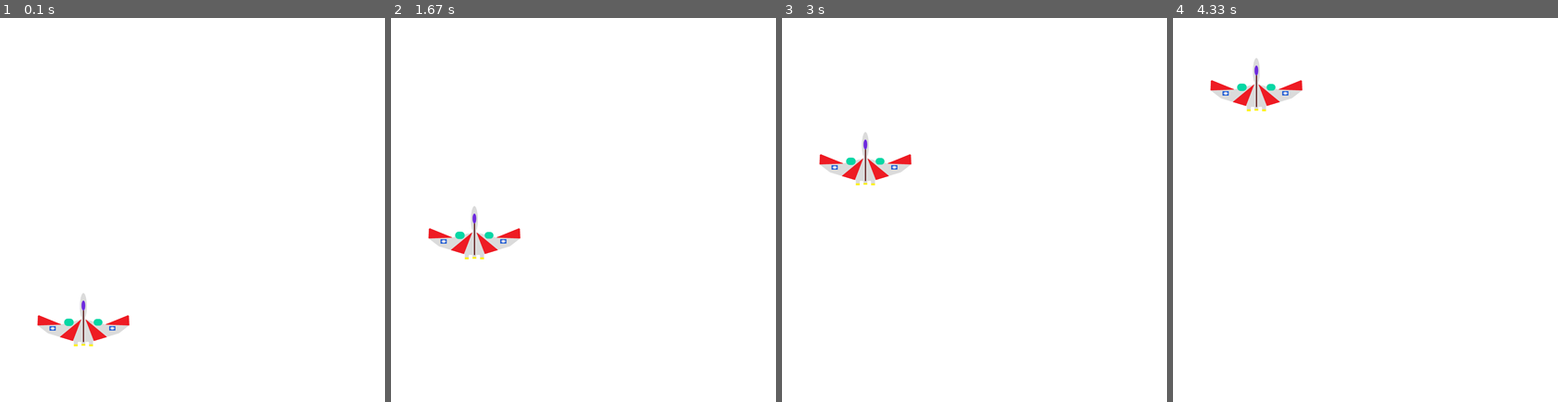
Above: before the commit, frames 1-4 (left to right).
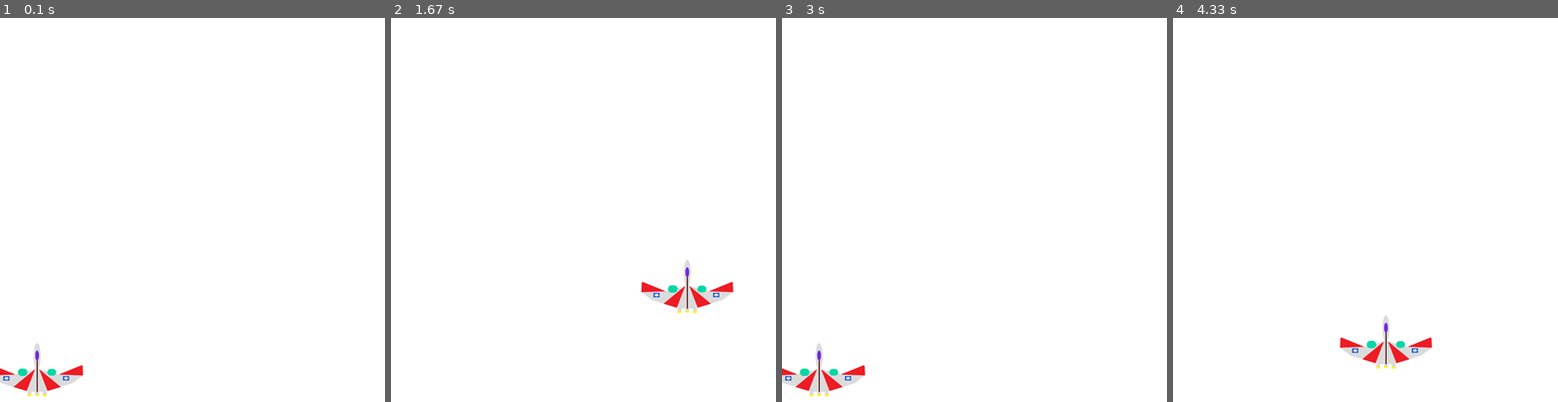
Above: after the commit, the same moments.

Repository: ConnectingWithCode/cwc2022_SOLUTION
Game: pygame game, started from rosegameLibraryDev/rg_sprite.py
Same seed, same stepped clock (60 frames per second), same inputs: the game is played once before the commit and once after it.
Inputs:
- Up to frame 1 (0.1 s): no input
- Up to frame 2 (1.67 s): hold Right 0.33-0.8 s; hold Up 0.83-1.13 s; hold Right 1.17-1.63 s
- Up to frame 3 (3 s): hold Left 1.67-2.2 s; hold Down 2.23-2.53 s; hold Left 2.57-2.97 s
- Up to frame 4 (4.33 s): hold Up 3-3.37 s; hold Right 3.4-4.03 s; hold Down from 4.07 s (still down)

The runs differ from the first frame. In frame 1, 2.3% of the frame differs, in the area x 0-34%, y 71-99%; in frame 2, 2.3%, in the area x 9-89%, y 49-77%; in frame 3, 2.3%; in frame 4, 2.3%.

Commit message:
spike solution progress on a Line class

Diff:
--- a/rosegame.py
+++ b/rosegame.py
@@ -1,7 +1,7 @@
 import random
-
 import pygame
 import sys
+
 
 def init(setup_fnc, loop_fcn, title="Rosegame", width=640, height=480, color=(255, 255, 255)):
     pygame.init()
@@ -9,40 +9,35 @@
     setup_fnc(rg)
     rg.loop_forever()
 
-class Point:
-
-    def __init__(self, x, y):
-        self.x = x
-        self.y = y
-
-    def point_from_tuple(self, point_tuple):
-        return Point(point_tuple[0], point_tuple[1])
 
 class Rosegame:
-
     def __init__(self, setup_fcn, loop_fcn, window_title, window_width, window_height, background_color):
         self.setup_fcn = setup_fcn
         self.loop_fcn = loop_fcn
         self.background_color = background_color
         pygame.display.set_caption(window_title)
         self.screen = pygame.display.set_mode((window_width, window_height))
+        self.events = []
 
     def is_key_pressed(self, key):
         all_keys = pygame.key.get_pressed()
         return all_keys[key]
 
-    def is_key_pressed_event(self, key):
-        for event in pygame.event.get():
+    def is_key_newly_pressed(self, key):
+        for event in self.events:
+            print(event)
             if event.type == pygame.KEYDOWN:
                 if event.key == key:
                     return True
         return False
 
+    @property
     def mouse_location(self):
         return Point(pygame.mouse.get_pos())
 
+    @property
     def click_location(self):
-        for event in pygame.event.get():
+        for event in self.events:
             if event.type == pygame.MOUSEBUTTONDOWN:
                 return Point(event.pow)
         return None
@@ -51,7 +46,8 @@
         clock = pygame.time.Clock()
         while True:
             clock.tick(60)
-            for event in pygame.event.get():
+            self.events = pygame.event.get()
+            for event in self.events:
                 if event.type == pygame.QUIT:
                     sys.exit()
             self.screen.fill(self.background_color)
@@ -59,29 +55,95 @@
             pygame.display.update()
 
 
-class Sprite:
+class Point:
+
+    def __init__(self, x, y):
+        self.x = x
+        self.y = y
+
+    def move(self, x, y):
+        self.x = self.x + x
+        self.y = self.y + y
+
+    def point_from_tuple(self, point_tuple):
+        return Point(point_tuple[0], point_tuple[1])
+
+    @property
+    def as_tuple(self):
+        return (self.x, self.y)
+
+
+class GraphicsObject:
+
+    def __init__(self, x, y):
+        self.center = Point(x, y)
+        self.width = 0
+        self.height = 0
+
+
+    def move(self, x, y):
+        self.center.move(x, y)
+
+    @property
+    def collision_rect(self):
+        return pygame.Rect(self.center_x - self.width / 2, self.center_y + self.height / 2,
+                           self.width, self.height)
+
+    def is_touching(self, another_object):
+        self_rect = pygame.Rect(self.x, self.y, self.image.get_width(), self.image.get_height())
+        other_rect = pygame.Rect(another_object.x, another_object.y, another_object.image.get_width(), another_object.image.get_height())
+        return self_rect.colliderect(other_rect)
+
+    def draw(self):
+        print("Draw should be overridden by every subclass of GraphicsObject")
+
+
+class Sprite(GraphicsObject):
 
     def __init__(self, game, image_filename, x=None, y=None, size_percentage=100):
         self.game = game
-        if x is None:
-            x = random.random() * self.game.screen.get_width()
-        self.x = x
-        if y is None:
-            y = random.random() * self.game.screen.get_height()
-        self.y = y
+
         # TODO: Implement the size_percentage option
         self.image = pygame.image.load(image_filename)
         self.width = self.image.get_width()
         self.height = self.image.get_height()
 
-    def move(self, x, y):
-        self.x = self.x + x
-        self.y = self.y + y
+        # TODO: Test the random starting position stuff.
+        if x is None:
+            x = (random.random() * self.game.screen.get_width() - self.width) + self.width / 2
+        if y is None:
+            y = (random.random() * self.game.screen.get_height() - self.height) + self.height / 2
+        self.center = Point(x, y)
 
     def draw(self):
-        self.game.screen.blit(self.image, (self.x, self.y))
+        self.game.screen.blit(self.image, (self.center.x - self.width / 2,
+                                           self.center.y + self.width / 2))
 
-    def is_touching(self, another_object):
-        self_rect = pygame.Rect(self.x, self.y, self.image.get_width(), self.image.get_height())
-        other_rect = pygame.Rect(another_object.x, another_object.y, another_object.image.get_width(), another_object.image.get_height())
-        return self_rect.colliderect(other_rect)
+
+class Line(GraphicsObject):
+
+    def __init__(self, game, pt1, pt2, color=(128, 0, 0), thickness=4):
+        self.game = game
+        self.pt1 = pt1
+        self.pt2 = pt2
+        self.color = color
+        self.thickness = thickness
+
+    @property
+    def center(self):
+        self.center = Point((self.pt1.x - self.pt2.x) / 2, (self.pt1.y + self.pt2.y) / 2)
+
+    @property
+    def width(self):
+        return abs(self.pt1.x - self.pt2.x)
+
+    @property
+    def height(self):
+        return abs(self.pt1.y - self.pt2.y)
+
+    def move(self, x, y):
+        self.pt1.move(x, y)
+        self.pt2.move(x, y)
+
+    def draw(self):
+        pygame.draw.line(self.game.screen, self.color, self.pt1.as_tuple, self.pt2.as_tuple, self.thickness)
--- a/rosegameLibraryDev/rg_sprite.py
+++ b/rosegameLibraryDev/rg_sprite.py
@@ -1,15 +1,23 @@
+import pygame
 import rosegame as rg
 
 
 def setup(game):
-    print("TODO: Setup stuff")
+    print("Setup stuff")
     game.my_fighter = rg.Sprite(game, "fighter.png", 40, 300)
 
 
 def loop(game):
-    print("Loop")
+    if game.is_key_pressed(pygame.K_UP):
+        game.my_fighter.move(0, -5)
+    if game.is_key_pressed(pygame.K_DOWN):
+        game.my_fighter.move(0, 5)
+    if game.is_key_pressed(pygame.K_LEFT):
+        game.my_fighter.move(-5, 0)
+    if game.is_key_pressed(pygame.K_RIGHT):
+        game.my_fighter.move(5, 0)
+
     game.my_fighter.draw()
-    game.my_fighter.move(0, -1)
 
 
 rg.init(setup, loop)
--- /dev/null
+++ b/rosegameLibraryDev/rg_sprites_and_shapes.py
@@ -0,0 +1,33 @@
+import pygame
+import rosegame as rg
+
+
+def setup(game):
+    game.my_fighter = rg.Sprite(game, "fighter.png", 40, 300)
+    game.missiles = []
+
+
+def loop(game):
+    if game.is_key_pressed(pygame.K_UP):
+        game.my_fighter.move(0, -5)
+    if game.is_key_pressed(pygame.K_DOWN):
+        game.my_fighter.move(0, 5)
+    if game.is_key_pressed(pygame.K_LEFT):
+        game.my_fighter.move(-5, 0)
+    if game.is_key_pressed(pygame.K_RIGHT):
+        game.my_fighter.move(5, 0)
+
+    if game.is_key_newly_pressed(pygame.K_SPACE):
+        print("Pressed space")
+        fighter_center_x = game.my_fighter.center.x
+        fighter_top_y = game.my_fighter.center.y - game.my_fighter.height / 2
+        laser_bottom_pt = rg.Point(fighter_center_x, fighter_top_y)
+        laser_top_pt = rg.Point(fighter_center_x, fighter_top_y - 10)
+        game.missiles.append(rg.Line(laser_top_pt, laser_bottom_pt))
+
+    # Draw your Sprites
+    game.my_fighter.draw()
+    for missile in game.missiles:
+        missile.draw()
+
+rg.init(setup, loop)
